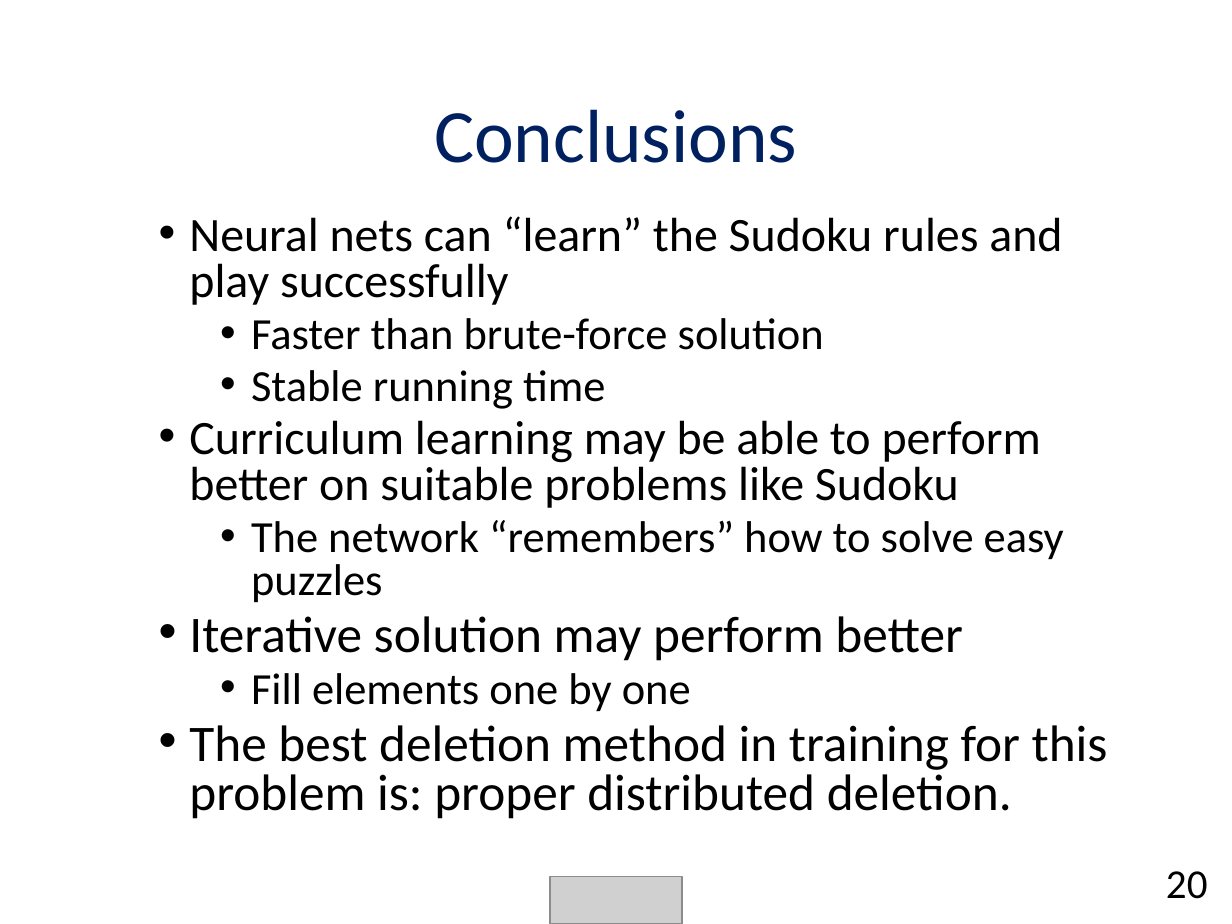
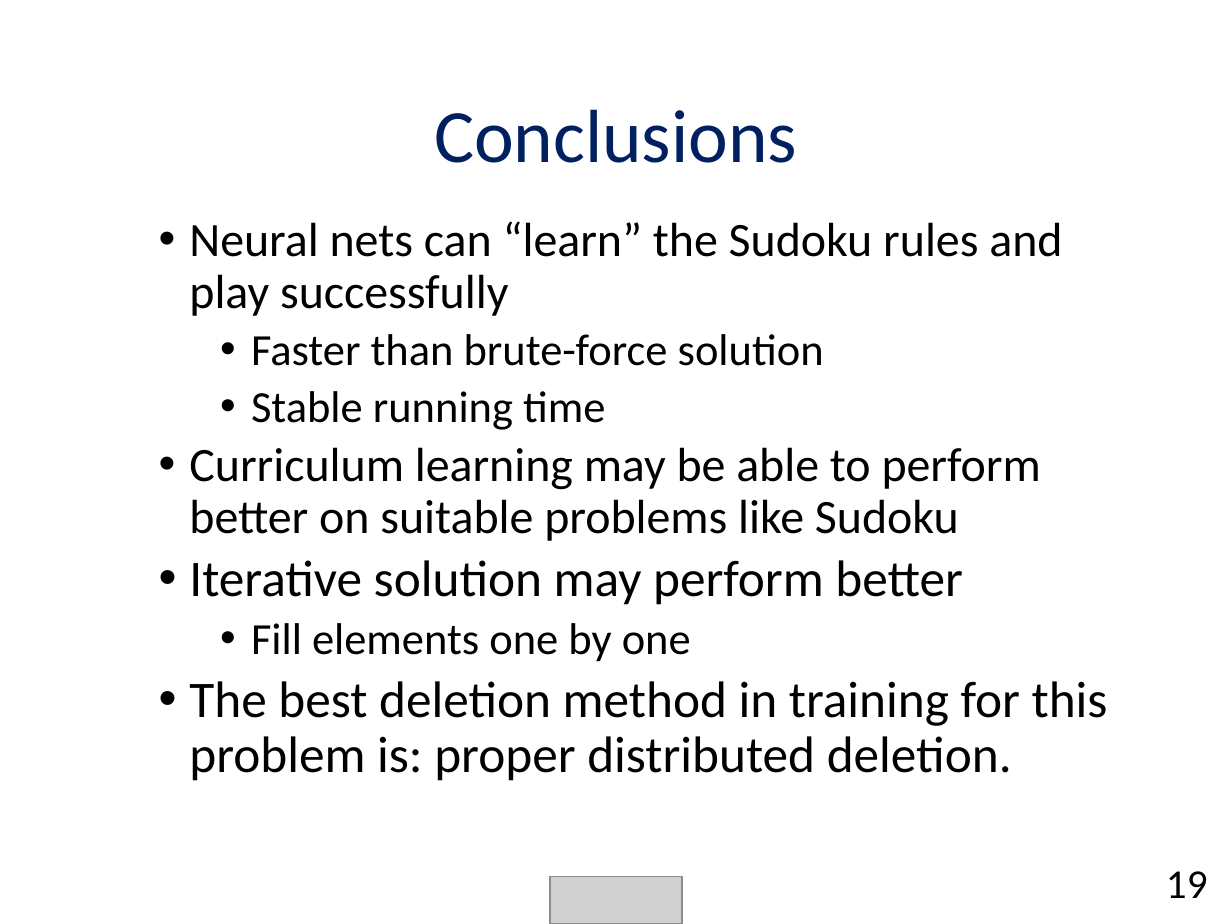
Before and after one commit to chendudai/Sudoku, a slide deck: slide 19 of Presentation/final_presentation.pptx (slide 20 before the commit). Drawn at 1232x924 pixels with LibreOffice and Linux fonts; fonts in the diff are those of the drawing; grey boxes stand for pictures. Boxes give left, top, right and bottom in pixels: in the first picture for what was removed or moved away, otherwise in the second. Text is boxed around its words. In the diff, an @@ line names an element or a change of style, - is before the commit and + after.

```diff
--- a/Presentation/final_presentation.pptx
+++ b/Presentation/final_presentation.pptx
@@ text "Neural nets can “learn” the ..." at [189,221,1108,781]: line spacing 0.8 to 0.9 @@
@@ text at [251,520,1064,603]: paragraph removed @@
-    • The network “remembers” how to solve easy puzzles
@@ text at [1166,871,1208,898]: text changed @@
-20
+19
```
Also in this commit, not shown: 6 other slides changed, 1 slide added, 2 slides removed.
